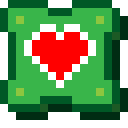
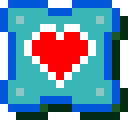
Layered file, before and after one edit (128x128). Changes by layer:
pixels changed over [0,0,120,112] (layer not identified)
